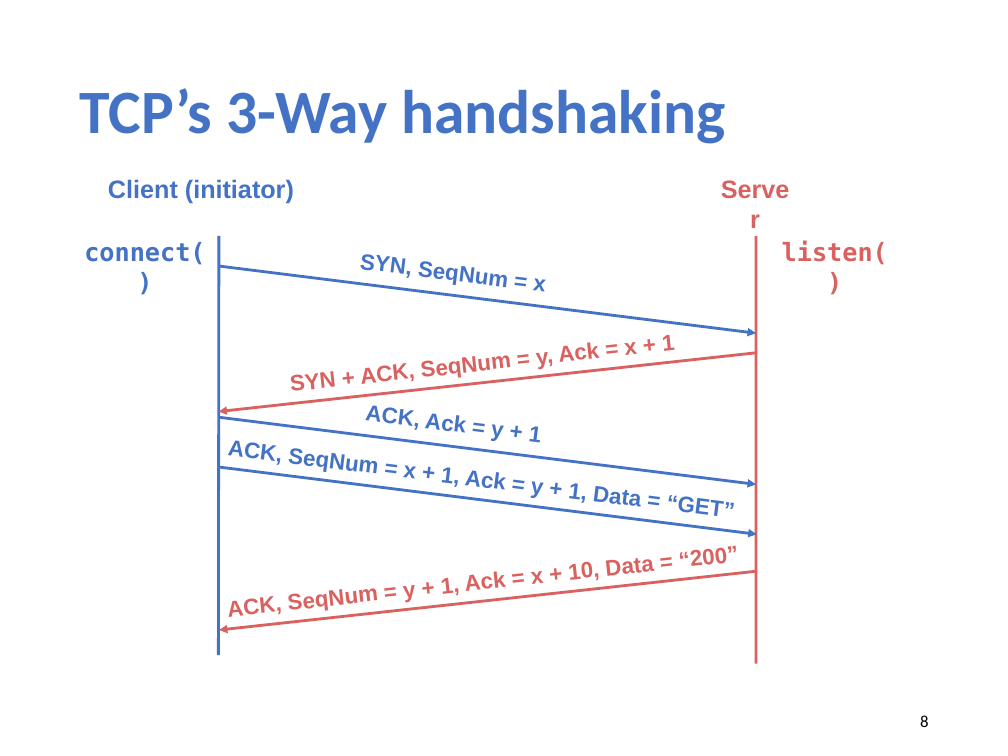
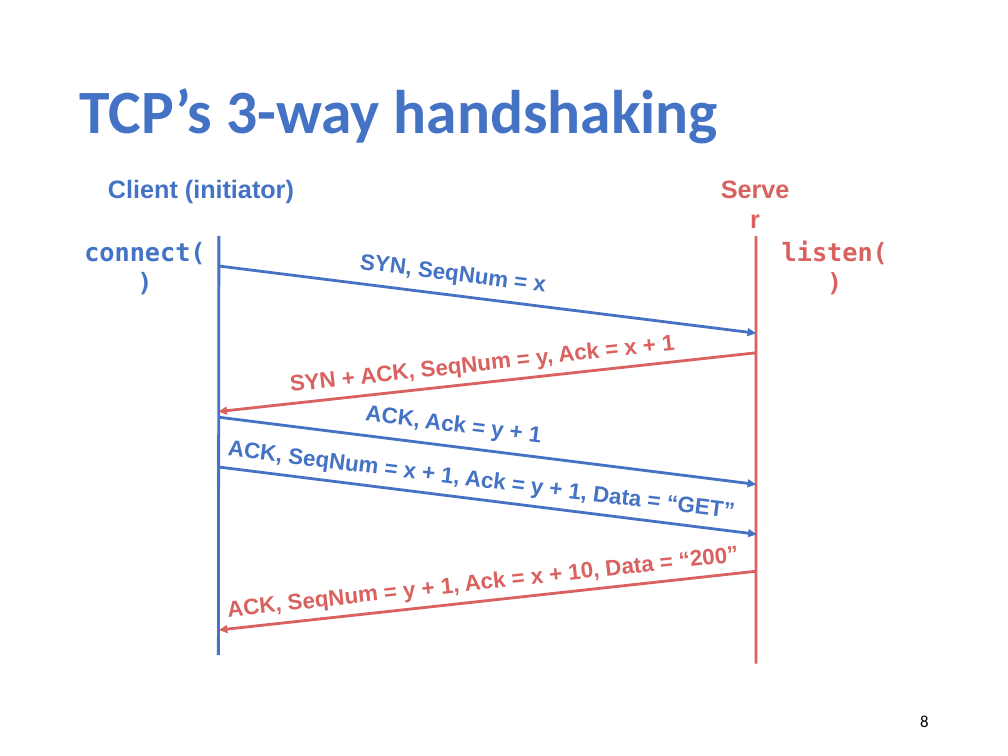
Before and after one commit to xinjin/course-net, a slide deck: slide 8 of slides/lec20_security.pptx. Drawn at 1008x756 pixels with LibreOffice and Linux fonts; fonts in the diff are those of the drawing. Boxes give left, top, right and bottom in pixels: in the first picture for what was removed or moved away, otherwise in the second. Text is boxed around its words. In the diff, an @@ line names an element or a change of style, - is before the commit and + after.

```diff
--- a/slides/lec20_security.pptx
+++ b/slides/lec20_security.pptx
@@ title at bbox=[79, 88, 718, 144]: text changed @@
-TCP’s 3-Way handshaking
+TCP’s 3-way handshaking
```
Also in this commit, not shown: 3 other slides changed, 1 slide added, 2 other files.
